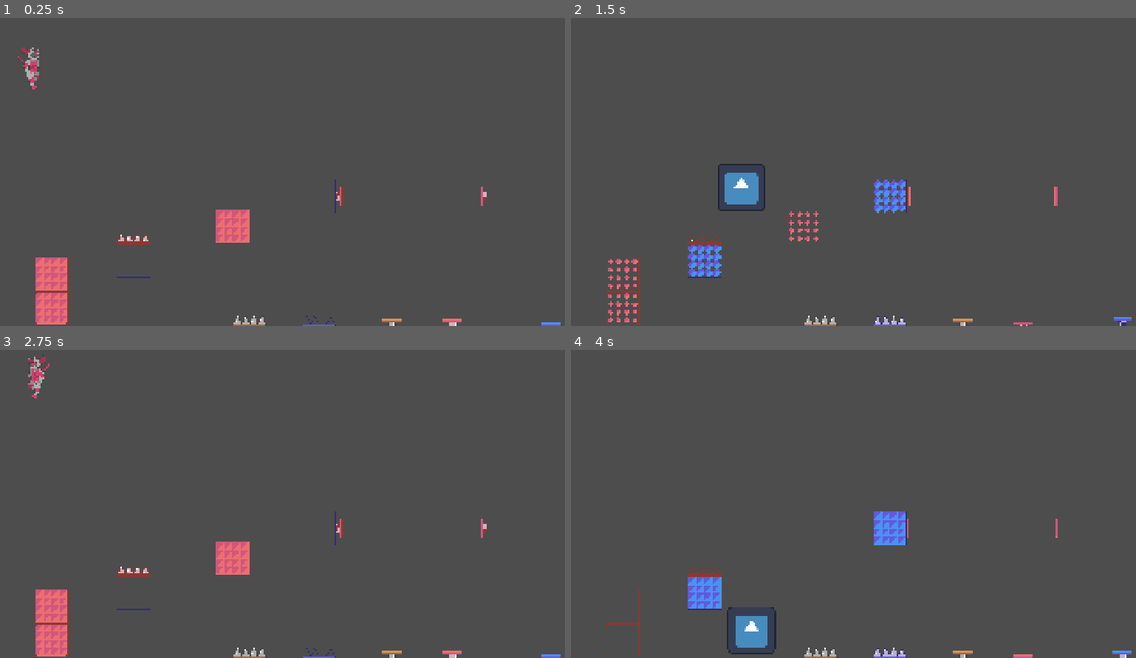
Above: before the commit, frames 1-4 (two rows, left to right).
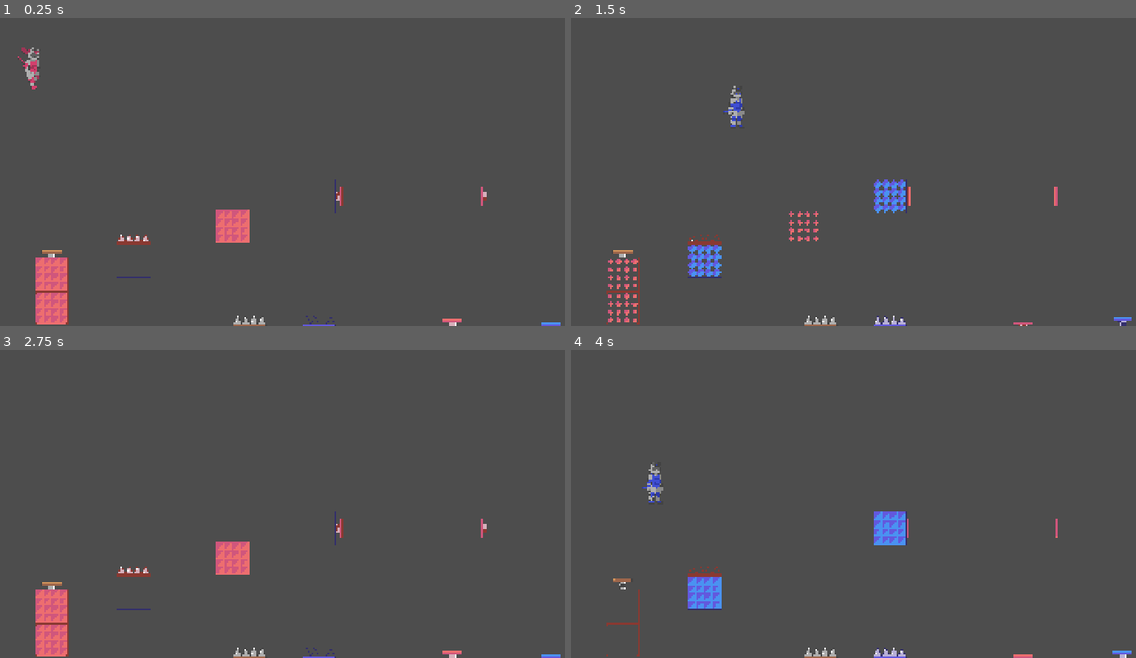
Above: after the commit, the same moments.

Repository: MatheoBrassart/The-Adventure-of-Beep-n-Boo-p
Game: Godot game, scene res://scenes/levels/level_test.tscn
The game is run twice, just before and just after one commit, with the same random seed, the same clock (stepped at 60 frames per second) and the same inputs. The engine's default icon, where the game draws it, is replaced by a stand-in: a white triangle on a blue panel in a dark square.
Inputs:
- Up to frame 1 (0.25 s): no input
- Up to frame 2 (1.5 s): hold D (move_right) from 0.53 s (still down); tap Space (jump) at 0.6, 0.77, 1.07 s; tap Shift (switch_character) at 1.35 s
- Up to frame 3 (2.75 s): tap Space (jump) at 1.52, 1.55, 1.82, 2.1 s; release D (move_right) at 2.03 s; hold A (move_left) from 2.03 s (still down)
- Up to frame 4 (4 s): release A (move_left) at 2.78 s; hold D (move_right) from 2.78 s (still down); tap Shift (switch_character) at 2.85 s; tap Space (jump) at 3.02, 3.05, 3.32, 3.6, 3.77 s

The runs differ from the first frame. In frame 1, 0.1% of the frame differs, in the area x 7-72%, y 75-100%; in frame 2, 1.1%, in the area x 7-72%, y 22-100%; in frame 3, 0.3%; in frame 4, 1.0%.

Commit message:
Boop starting sprite, Fixed ressort bug

Diff:
--- a/the-adventure-of-beep-n'-boop/project.godot
+++ b/the-adventure-of-beep-n'-boop/project.godot
@@ -12,7 +12,7 @@
 
 config/name="The Adventure of Beep n' Boop"
 run/main_scene="uid://ehcj0v1qs0ab"
-config/features=PackedStringArray("4.5", "Mobile")
+config/features=PackedStringArray("4.4", "Mobile")
 config/icon="res://icon.svg"
 
 [autoload]
--- a/the-adventure-of-beep-n'-boop/scenes/level design elements/ressort_change.tscn
+++ b/the-adventure-of-beep-n'-boop/scenes/level design elements/ressort_change.tscn
@@ -300,7 +300,7 @@
 animation = &"used"
 
 [node name="CollisionShape2D" type="CollisionShape2D" parent="."]
-position = Vector2(4.7683716e-07, 26.5)
+position = Vector2(4.76837e-07, 26.5)
 scale = Vector2(4, 1.25)
 shape = SubResource("RectangleShape2D_i3sln")
 
--- a/the-adventure-of-beep-n'-boop/scenes/level design elements/ressort_normal.tscn
+++ b/the-adventure-of-beep-n'-boop/scenes/level design elements/ressort_normal.tscn
@@ -91,7 +91,7 @@
 sprite_frames = SubResource("SpriteFrames_uaena")
 
 [node name="CollisionShape2D" type="CollisionShape2D" parent="."]
-position = Vector2(4.7683716e-07, 20.5)
+position = Vector2(4.76837e-07, 20.5)
 scale = Vector2(4, 1.25)
 shape = SubResource("RectangleShape2D_i3sln")
 
--- a/the-adventure-of-beep-n'-boop/scenes/levels/atelier/atelier_a_1.tscn
+++ b/the-adventure-of-beep-n'-boop/scenes/levels/atelier/atelier_a_1.tscn
@@ -20,7 +20,7 @@
 
 [node name="Camera2D" type="Camera2D" parent="Original Player Spawns/Player"]
 position = Vector2(543, -144)
-rotation = -1.5707964
+rotation = -1.5708
 zoom = Vector2(1.67, 1.67)
 limit_left = 0
 limit_top = 0
--- a/the-adventure-of-beep-n'-boop/scenes/levels/atelier/atelier_a_4.tscn
+++ b/the-adventure-of-beep-n'-boop/scenes/levels/atelier/atelier_a_4.tscn
@@ -21,7 +21,7 @@
 
 [node name="Camera2D" type="Camera2D" parent="Original Player Spawns/Player"]
 position = Vector2(559, -144)
-rotation = -1.5707964
+rotation = -1.5708
 zoom = Vector2(1.67, 1.67)
 limit_left = 0
 limit_top = 0
--- a/the-adventure-of-beep-n'-boop/scenes/levels/atelier/atelier_a_5.tscn
+++ b/the-adventure-of-beep-n'-boop/scenes/levels/atelier/atelier_a_5.tscn
@@ -22,7 +22,7 @@
 
 [node name="Camera2D" type="Camera2D" parent="Original Player Spawns/Player"]
 position = Vector2(559, -144)
-rotation = -1.5707964
+rotation = -1.5708
 zoom = Vector2(1.67, 1.67)
 limit_left = 0
 limit_top = 0
@@ -57,19 +57,19 @@
 
 [node name="PicsNormal" parent="Level elements" instance=ExtResource("3_8g4q6")]
 position = Vector2(864, 448)
-rotation = 1.5707964
+rotation = 1.5708
 
 [node name="PicsNormal2" parent="Level elements" instance=ExtResource("3_8g4q6")]
 position = Vector2(864, 384)
-rotation = 1.5707964
+rotation = 1.5708
 
 [node name="PicsNormal3" parent="Level elements" instance=ExtResource("3_8g4q6")]
 position = Vector2(864, 320)
-rotation = 1.5707964
+rotation = 1.5708
 
 [node name="PicsNormal4" parent="Level elements" instance=ExtResource("3_8g4q6")]
 position = Vector2(864, 256)
-rotation = 1.5707964
+rotation = 1.5708
 
 [node name="TileMapLayer" type="TileMapLayer" parent="."]
 tile_map_data = PackedByteArray("AAAcAA8AAAAAAAAAAQAdAA8AAAAAAAAAAQAeAA8AAAAAAAAAAQAfAA8AAAAAAAAAAQAgAA8AAAAAAAAAAQAhAA …(1072 unchanged characters)…
--- a/the-adventure-of-beep-n'-boop/scenes/levels/atelier/atelier_a_6.tscn
+++ b/the-adventure-of-beep-n'-boop/scenes/levels/atelier/atelier_a_6.tscn
@@ -22,7 +22,7 @@
 
 [node name="Camera2D" type="Camera2D" parent="Original Player Spawns/Player"]
 position = Vector2(559, -144)
-rotation = -1.5707964
+rotation = -1.5708
 zoom = Vector2(1.67, 1.67)
 limit_left = 0
 limit_top = 0
@@ -57,35 +57,35 @@
 
 [node name="PicsNormal6" parent="Level elements" instance=ExtResource("4_2xo5x")]
 position = Vector2(320, 448)
-rotation = 1.5707964
+rotation = 1.5708
 
 [node name="PicsNormal11" parent="Level elements" instance=ExtResource("4_2xo5x")]
 position = Vector2(704, 448)
-rotation = 1.5707964
+rotation = 1.5708
 
 [node name="PicsNormal12" parent="Level elements" instance=ExtResource("4_2xo5x")]
 position = Vector2(704, 384)
-rotation = 1.5707964
+rotation = 1.5708
 
 [node name="PicsNormal13" parent="Level elements" instance=ExtResource("4_2xo5x")]
 position = Vector2(704, 320)
-rotation = 1.5707964
+rotation = 1.5708
 
 [node name="PicsNormal8" parent="Level elements" instance=ExtResource("4_2xo5x")]
 position = Vector2(576, 448)
-rotation = -1.5707964
+rotation = -1.5708
 
 [node name="PicsNormal9" parent="Level elements" instance=ExtResource("4_2xo5x")]
 position = Vector2(576, 384)
-rotation = -1.5707964
+rotation = -1.5708
 
 [node name="PicsNormal10" parent="Level elements" instance=ExtResource("4_2xo5x")]
 position = Vector2(576, 320)
-rotation = -1.5707964
+rotation = -1.5708
 
 [node name="PicsNormal7" parent="Level elements" instance=ExtResource("4_2xo5x")]
 position = Vector2(192, 448)
-rotation = -1.5707964
+rotation = -1.5708
 
 [node name="RessortNormal" parent="Level elements" instance=ExtResource("3_ndt72")]
 position = Vector2(544, 448)
--- a/the-adventure-of-beep-n'-boop/scenes/levels/atelier/atelier_a_7.tscn
+++ b/the-adventure-of-beep-n'-boop/scenes/levels/atelier/atelier_a_7.tscn
@@ -21,7 +21,7 @@
 position = Vector2(48, 368)
 
 [node name="Camera2D" type="Camera2D" parent="Original Player Spawns/Player"]
-rotation = -1.5707964
+rotation = -1.5708
 zoom = Vector2(1.67, 1.67)
 limit_left = 0
 limit_top = 0
@@ -51,11 +51,13 @@
 
 [node name="RessortNormal" parent="Level elements" instance=ExtResource("4_m65s8")]
 position = Vector2(160, 288)
-rotation = 1.5707964
+rotation = 1.5708
+RESSORT_DIRECTION = 3
 
 [node name="RessortNormal2" parent="Level elements" instance=ExtResource("4_m65s8")]
 position = Vector2(960, 384)
-rotation = 1.5707964
+rotation = 1.5708
+RESSORT_DIRECTION = 3
 
 [node name="PicsNormal" parent="Level elements" instance=ExtResource("3_i0hj7")]
 position = Vector2(256, 576)
@@ -74,15 +76,15 @@
 
 [node name="PicsNormal6" parent="Level elements" instance=ExtResource("3_i0hj7")]
 position = Vector2(736, 256)
-rotation = -1.5707964
+rotation = -1.5708
 
 [node name="PicsNormal7" parent="Level elements" instance=ExtResource("3_i0hj7")]
 position = Vector2(1024, 352)
-rotation = -1.5707964
+rotation = -1.5708
 
 [node name="PicsNormal8" parent="Level elements" instance=ExtResource("3_i0hj7")]
 position = Vector2(1024, 512)
-rotation = -1.5707964
+rotation = -1.5708
 
 [node name="PicsNormal9" parent="Level elements" instance=ExtResource("3_i0hj7")]
 position = Vector2(960, 576)
--- a/the-adventure-of-beep-n'-boop/scenes/levels/atelier/atelier_b_1.tscn
+++ b/the-adventure-of-beep-n'-boop/scenes/levels/atelier/atelier_b_1.tscn
@@ -21,7 +21,7 @@
 
 [node name="Camera2D" type="Camera2D" parent="Original Player Spawns/Player"]
 position = Vector2(543, -144)
-rotation = -1.5707964
+rotation = -1.5708
 zoom = Vector2(1.67, 1.67)
 limit_left = 0
 limit_top = 0
--- a/the-adventure-of-beep-n'-boop/scenes/levels/atelier/atelier_b_2.tscn
+++ b/the-adventure-of-beep-n'-boop/scenes/levels/atelier/atelier_b_2.tscn
@@ -22,7 +22,7 @@
 
 [node name="Camera2D" type="Camera2D" parent="Original Player Spawns/Player"]
 position = Vector2(543, -144)
-rotation = -1.5707964
+rotation = -1.5708
 zoom = Vector2(1.67, 1.67)
 limit_left = 0
 limit_top = 0
--- a/the-adventure-of-beep-n'-boop/scenes/levels/atelier/atelier_b_3.tscn
+++ b/the-adventure-of-beep-n'-boop/scenes/levels/atelier/atelier_b_3.tscn
@@ -22,7 +22,7 @@
 
 [node name="Camera2D" type="Camera2D" parent="Original Player Spawns/Player"]
 position = Vector2(543, -144)
-rotation = -1.5707964
+rotation = -1.5708
 zoom = Vector2(1.67, 1.67)
 limit_left = 0
 limit_top = 0
--- a/the-adventure-of-beep-n'-boop/scenes/levels/atelier/atelier_b_4.tscn
+++ b/the-adventure-of-beep-n'-boop/scenes/levels/atelier/atelier_b_4.tscn
@@ -22,7 +22,7 @@
 
 [node name="Camera2D" type="Camera2D" parent="Original Player Spawns/Player"]
 position = Vector2(543, -144)
-rotation = -1.5707964
+rotation = -1.5708
 zoom = Vector2(1.67, 1.67)
 limit_left = 0
 limit_top = 0
@@ -53,7 +53,7 @@
 
 [node name="PicsChange2" parent="Level switchers" instance=ExtResource("3_5hhho")]
 position = Vector2(224, 320)
-rotation = 3.1415927
+rotation = 3.14159
 WHICH_CHARACTER_IS_IT = 1
 
 [node name="PicsChange3" parent="Level switchers" instance=ExtResource("3_5hhho")]
@@ -61,7 +61,7 @@
 
 [node name="PicsChange4" parent="Level switchers" instance=ExtResource("3_5hhho")]
 position = Vector2(416, 448)
-rotation = 3.1415927
+rotation = 3.14159
 
 [node name="Level elements" type="Node2D" parent="."]
 
--- a/the-adventure-of-beep-n'-boop/scenes/levels/atelier/atelier_b_5.tscn
+++ b/the-adventure-of-beep-n'-boop/scenes/levels/atelier/atelier_b_5.tscn
@@ -22,7 +22,7 @@
 
 [node name="Camera2D" type="Camera2D" parent="Original Player Spawns/Player"]
 position = Vector2(543, -144)
-rotation = -1.5707964
+rotation = -1.5708
 zoom = Vector2(1.67, 1.67)
 limit_left = 0
 limit_top = 0
--- a/the-adventure-of-beep-n'-boop/scenes/levels/atelier/atelier_b_6.tscn
+++ b/the-adventure-of-beep-n'-boop/scenes/levels/atelier/atelier_b_6.tscn
@@ -23,7 +23,7 @@
 
 [node name="Camera2D" type="Camera2D" parent="Original Player Spawns/Player"]
 position = Vector2(415, -80)
-rotation = -1.5707964
+rotation = -1.5708
 zoom = Vector2(1.67, 1.67)
 limit_left = 0
 limit_top = 0
--- a/the-adventure-of-beep-n'-boop/scenes/levels/atelier/atelier_b_7.tscn
+++ b/the-adventure-of-beep-n'-boop/scenes/levels/atelier/atelier_b_7.tscn
@@ -24,7 +24,7 @@
 
 [node name="Camera2D" type="Camera2D" parent="Original Player Spawns/Player"]
 position = Vector2(415, -80)
-rotation = -1.5707964
+rotation = -1.5708
 zoom = Vector2(1.67, 1.67)
 limit_left = 0
 limit_top = 0
@@ -53,8 +53,9 @@
 
 [node name="RessortChange" parent="Level elements" instance=ExtResource("4_klfxo")]
 position = Vector2(96, 192)
-rotation = 1.5707964
+rotation = 1.5708
 WHICH_CHARACTER_IS_IT = 1
+RESSORT_DIRECTION = 3
 
 [node name="RessortChange2" parent="Level elements" instance=ExtResource("4_klfxo")]
 position = Vector2(640, 320)
@@ -132,33 +133,33 @@
 
 [node name="PicsChange9" parent="Level elements" instance=ExtResource("4_ayc77")]
 position = Vector2(800, 448)
-rotation = 3.1415927
+rotation = 3.14159
 
 [node name="PicsChange10" parent="Level elements" instance=ExtResource("4_ayc77")]
 position = Vector2(864, 448)
-rotation = 3.1415927
+rotation = 3.14159
 
 [node name="PicsChange11" parent="Level elements" instance=ExtResource("4_ayc77")]
 position = Vector2(928, 448)
-rotation = 3.1415927
+rotation = 3.14159
 
 [node name="PicsChange12" parent="Level elements" instance=ExtResource("4_ayc77")]
 position = Vector2(992, 448)
-rotation = 3.1415927
+rotation = 3.14159
 
 [node name="PicsChange2" parent="Level elements" instance=ExtResource("4_ayc77")]
 position = Vector2(416, 192)
-rotation = 1.5707964
+rotation = 1.5708
 WHICH_CHARACTER_IS_IT = 1
 
 [node name="PicsChange3" parent="Level elements" instance=ExtResource("4_ayc77")]
 position = Vector2(288, 192)
-rotation = -1.5707964
+rotation = -1.5708
 WHICH_CHARACTER_IS_IT = 1
 
 [node name="PicsChange4" parent="Level elements" instance=ExtResource("4_ayc77")]
 position = Vector2(352, 256)
-rotation = 3.1415927
+rotation = 3.14159
 WHICH_CHARACTER_IS_IT = 1
 
 [node name="PicsNormal7" parent="Level elements" instance=ExtResource("7_nlaki")]
--- a/the-adventure-of-beep-n'-boop/scenes/levels/atelier/atelier_b_8.tscn
+++ b/the-adventure-of-beep-n'-boop/scenes/levels/atelier/atelier_b_8.tscn
@@ -25,7 +25,7 @@
 
 [node name="Camera2D" type="Camera2D" parent="Original Player Spawns/Player"]
 position = Vector2(415, -80)
-rotation = -1.5707964
+rotation = -1.5708
 zoom = Vector2(1.67, 1.67)
 limit_left = 0
 limit_top = 0
@@ -69,17 +69,17 @@
 
 [node name="PicsChange8" parent="Level elements" instance=ExtResource("5_w14w8")]
 position = Vector2(832, 288)
-rotation = 3.1415927
+rotation = 3.14159
 WHICH_CHARACTER_IS_IT = 1
 
 [node name="PicsChange9" parent="Level elements" instance=ExtResource("5_w14w8")]
 position = Vector2(320, 288)
-rotation = 3.1415927
+rotation = 3.14159
 WHICH_CHARACTER_IS_IT = 1
 
 [node name="PicsChange10" parent="Level elements" instance=ExtResource("5_w14w8")]
 position = Vector2(576, 288)
-rotation = 3.1415927
+rotation = 3.14159
 
 [node name="PicsChange2" parent="Level elements" instance=ExtResource("5_w14w8")]
 position = Vector2(864, 544)
@@ -127,8 +127,9 @@
 position = Vector2(1072, 544)
 
 [node name="RessortChange2" parent="Level elements" instance=ExtResource("4_0vh75")]
-position = Vector2(64, 112)
-rotation = 1.5707964
+position = Vector2(64, 96)
+rotation = 1.5708
+RESSORT_DIRECTION = 3
 
 [node name="RessortNormal" parent="Level elements" instance=ExtResource("6_46u8a")]
 position = Vector2(320, 320)
--- a/the-adventure-of-beep-n'-boop/scenes/levels/level_test.tscn
+++ b/the-adventure-of-beep-n'-boop/scenes/levels/level_test.tscn
@@ -14,15 +14,15 @@
 
 [node name="Player Spawners" type="Node2D" parent="."]
 position = Vector2(548.7, 308.6)
-rotation = -1.5707964
+rotation = -1.5708
 
 [node name="Player" parent="Player Spawners" instance=ExtResource("1_jp5fc")]
-position = Vector2(221.60004, -484.7)
-rotation = 1.5707964
+position = Vector2(221.6, -484.7)
+rotation = 1.5708
 
 [node name="PlayerSpawn1" type="Node2D" parent="Player Spawners" groups=["PlayerSpawn1"]]
-position = Vector2(-218.40002, 381.3)
-rotation = 1.5707964
+position = Vector2(-218.4, 381.3)
+rotation = 1.5708
 
 [node name="Level switchers" type="Node2D" parent="."]
 
@@ -31,7 +31,7 @@
 
 [node name="Camera2D" type="Camera2D" parent="."]
 position = Vector2(548.7, 308.6)
-rotation = -1.5707964
+rotation = -1.5708
 zoom = Vector2(1.75, 1.75)
 
 [node name="StaticBody2D" type="StaticBody2D" parent="."]
@@ -73,11 +73,13 @@
 
 [node name="RessortChange3" parent="Level elements" instance=ExtResource("4_4ptlp")]
 position = Vector2(656, 376)
-rotation = 1.5707964
+rotation = 1.5708
+RESSORT_DIRECTION = 3
 
 [node name="RessortChange4" parent="Level elements" instance=ExtResource("4_4ptlp")]
 position = Vector2(872, 376)
-rotation = -1.5707964
+rotation = -1.5708
+RESSORT_DIRECTION = 4
 
 [node name="BlocChange3" parent="Level elements" instance=ExtResource("3_ycf23")]
 position = Vector2(96, 520)
@@ -86,4 +88,4 @@
 position = Vector2(464, 584)
 
 [node name="RessortNormal" parent="Level elements" instance=ExtResource("7_4lw2e")]
-position = Vector2(728, 584)
+position = Vector2(96, 456)
--- a/the-adventure-of-beep-n'-boop/scenes/player.tscn
+++ b/the-adventure-of-beep-n'-boop/scenes/player.tscn
@@ -1,7 +1,7 @@
-[gd_scene load_steps=30 format=3 uid="uid://bpyurbx843djn"]
+[gd_scene load_steps=35 format=3 uid="uid://bpyurbx843djn"]
 
 [ext_resource type="Script" uid="uid://dod5w3objikpo" path="res://scripts/player.gd" id="1_g2els"]
-[ext_resource type="Texture2D" uid="uid://desbr1erhdkrq" path="res://icon.svg" id="2_g2els"]
+[ext_resource type="Texture2D" uid="uid://jqi3evs3kwx1" path="res://assets/BoopSpritesheet.png" id="2_g2els"]
 [ext_resource type="Texture2D" uid="uid://bymn7h2gre4h0" path="res://assets/BeepSpritesheet.png" id="2_qhqgy"]
 
 [sub_resource type="AtlasTexture" id="AtlasTexture_d2wvv"]
@@ -195,8 +195,59 @@
 "speed": 12.0
 }]
 
+[sub_resource type="AtlasTexture" id="AtlasTexture_31cv2"]
+atlas = ExtResource("2_g2els")
+region = Rect2(0, 0, 100, 100)
+
+[sub_resource type="AtlasTexture" id="AtlasTexture_pf23h"]
+atlas = ExtResource("2_g2els")
+region = Rect2(0, 0, 100, 100)
+
+[sub_resource type="AtlasTexture" id="AtlasTexture_dt7fs"]
+atlas = ExtResource("2_g2els")
+region = Rect2(0, 0, 100, 100)
+
+[sub_resource type="AtlasTexture" id="AtlasTexture_wqfne"]
+atlas = ExtResource("2_g2els")
+region = Rect2(0, 0, 100, 100)
+
+[sub_resource type="SpriteFrames" id="SpriteFrames_g2els"]
+animations = [{
+"frames": [{
+"duration": 1.0,
+"texture": SubResource("AtlasTexture_31cv2")
+}],
+"loop": true,
+"name": &"fall",
+"speed": 12.0
+}, {
+"frames": [{
+"duration": 1.0,
+"texture": SubResource("AtlasTexture_pf23h")
+}],
+"loop": true,
+"name": &"idle",
+"speed": 12.0
+}, {
+"frames": [{
+"duration": 1.0,
+"texture": SubResource("AtlasTexture_dt7fs")
+}],
+"loop": true,
+"name": &"jump",
+"speed": 12.0
+}, {
+"frames": [{
+"duration": 1.0,
+"texture": SubResource("AtlasTexture_wqfne")
+}],
+"loop": true,
+"name": &"run",
+"speed": 12.0
+}]
+
 [sub_resource type="RectangleShape2D" id="RectangleShape2D_qhqgy"]
-size = Vector2(2.1999998, 7.2999997)
+size = Vector2(2.2, 7.3)
 
 [node name="Player" type="CharacterBody2D" groups=["Player"]]
 z_index = 5
@@ -204,15 +255,14 @@
 
 [node name="SpriteBeep" type="AnimatedSprite2D" parent="."]
 sprite_frames = SubResource("SpriteFrames_dqkch")
+animation = &"fall"
+autoplay = "idle"
+
+[node name="SpriteBoop" type="AnimatedSprite2D" parent="."]
+sprite_frames = SubResource("SpriteFrames_g2els")
 animation = &"run"
-autoplay = "idle"
-
-[node name="SpriteBoop" type="Sprite2D" parent="."]
-visible = false
-scale = Vector2(0.7, 0.7)
-texture = ExtResource("2_g2els")
 
 [node name="CollisionShape2D" type="CollisionShape2D" parent="."]
-position = Vector2(2.3841858e-07, 13.5)
+position = Vector2(2.38419e-07, 13.5)
 scale = Vector2(10, 10)
 shape = SubResource("RectangleShape2D_qhqgy")
--- a/the-adventure-of-beep-n'-boop/scripts/player.gd
+++ b/the-adventure-of-beep-n'-boop/scripts/player.gd
@@ -17,7 +17,8 @@
 
 # Animations
 @onready var animatedSpriteBeep: AnimatedSprite2D = $SpriteBeep
-@onready var spriteBoop: Sprite2D = $SpriteBoop
+@onready var animatedSpriteBoop: AnimatedSprite2D = $SpriteBoop
+@onready var rightSprite: AnimatedSprite2D = $SpriteBeep
 
 # Variable that activates when the player hits a ressort
 var HIT_RESSORT = false
@@ -37,9 +38,11 @@
 	# When appearing, hides the incorrect sprite and set the correct one as rightSprite
 	if CURRENT_ACTIVE_CHARACTER == 0:
 		animatedSpriteBeep.show()
-		spriteBoop.hide()
+		rightSprite = animatedSpriteBeep
+		animatedSpriteBoop.hide()
 	else:
-		spriteBoop.show()
+		animatedSpriteBoop.show()
+		rightSprite = animatedSpriteBoop
 		animatedSpriteBeep.hide()
 
 
@@ -72,20 +75,22 @@
 	#Flip the sprite
 	if direction > 0:
 		animatedSpriteBeep.flip_h = false
+		animatedSpriteBoop.flip_h = false
 	elif direction < 0:
 		animatedSpriteBeep.flip_h = true
+		animatedSpriteBoop.flip_h = true
 
 	#Play animations
 	if is_on_floor():
 		if direction == 0:
-			animatedSpriteBeep.play("idle")
-		else:animatedSpriteBeep.play("run")
+			rightSprite.play("idle")
+		else:rightSprite.play("run")
 
 	else:
 		if velocity.y < 0:
-			animatedSpriteBeep.play("jump")
+			rightSprite.play("jump")
 		else:
-			animatedSpriteBeep.play("fall")
+			rightSprite.play("fall")
 
 
 func handle_input() -> void:
@@ -112,13 +117,15 @@
 
 	CURRENT_ACTIVE_CHARACTER = 0
 	animatedSpriteBeep.show()
-	spriteBoop.hide()
+	rightSprite = animatedSpriteBeep
+	animatedSpriteBoop.hide()
 
 
 func switch_to_boop():
 
 	CURRENT_ACTIVE_CHARACTER = 1
-	spriteBoop.show()
+	animatedSpriteBoop.show()
+	rightSprite = animatedSpriteBoop
 	animatedSpriteBeep.hide()
 
 
--- a/the-adventure-of-beep-n'-boop/scripts/ressort_change.gd
+++ b/the-adventure-of-beep-n'-boop/scripts/ressort_change.gd
@@ -15,6 +15,9 @@
 @onready var collisionShape2D: CollisionShape2D = $CollisionShape2D
 
 @onready var ressortChange2D: Area2D = $"."
+
+# Define the direction of the ressort. 1 = up, 2 = down, 3 = left, 4 = right
+@export var RESSORT_DIRECTION = 1
 
 var ISACTIVE = 1
 
@@ -73,9 +76,9 @@
 	if body.is_in_group("Player") == true:
 		rightSprite.play("used")
 		body.hit_ressort()
-		if ressortChange2D.rotation_degrees == 0:
+		if RESSORT_DIRECTION == 1:
 			body.velocity.y = RESSORT_VELOCITY * -1
-		elif ressortChange2D.rotation_degrees == 90:
+		elif RESSORT_DIRECTION == 3:
 			body.velocity.x = move_toward(body.velocity.x, RESSORT_VELOCITY, RESSORT_VELOCITY )
-		elif ressortChange2D.rotation_degrees == -90:
+		elif RESSORT_DIRECTION == 4:
 			body.velocity.x = move_toward(body.velocity.x, RESSORT_VELOCITY * -1, RESSORT_VELOCITY)
--- a/the-adventure-of-beep-n'-boop/scripts/ressort_normal.gd
+++ b/the-adventure-of-beep-n'-boop/scripts/ressort_normal.gd
@@ -5,6 +5,9 @@
 
 # Power of the ressort
 const RESSORT_VELOCITY = 900.0
+
+# Define the direction of the ressort. 1 = up, 2 = down, 3 = left, 4 = right
+@export var RESSORT_DIRECTION = 1
 
 
 func _ready() -> void:
@@ -18,9 +21,9 @@
 	if body.is_in_group("Player") == true:
 		animatedSprite2D.play("used")
 		body.hit_ressort()
-		if ressortNormal2D.rotation_degrees == 0:
+		if RESSORT_DIRECTION == 1:
 			body.velocity.y = RESSORT_VELOCITY * -1
-		elif ressortNormal2D.rotation_degrees == 90:
+		elif RESSORT_DIRECTION == 3:
 			body.velocity.x = move_toward(body.velocity.x, RESSORT_VELOCITY, RESSORT_VELOCITY )
-		elif ressortNormal2D.rotation_degrees == -90:
+		elif RESSORT_DIRECTION == 4:
 			body.velocity.x = move_toward(body.velocity.x, RESSORT_VELOCITY * -1, RESSORT_VELOCITY)
Binary file added: the-adventure-of-beep-n'-boop/assets/BoopSpritesheet.png
Not shown, added: the-adventure-of-beep-n'-boop/assets/BoopSpritesheet.png.import
